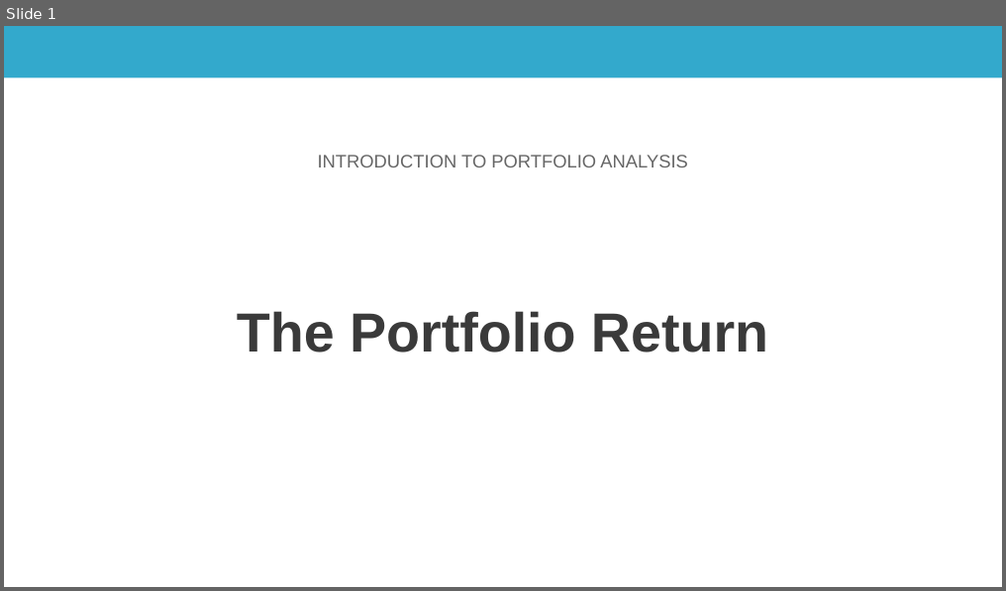
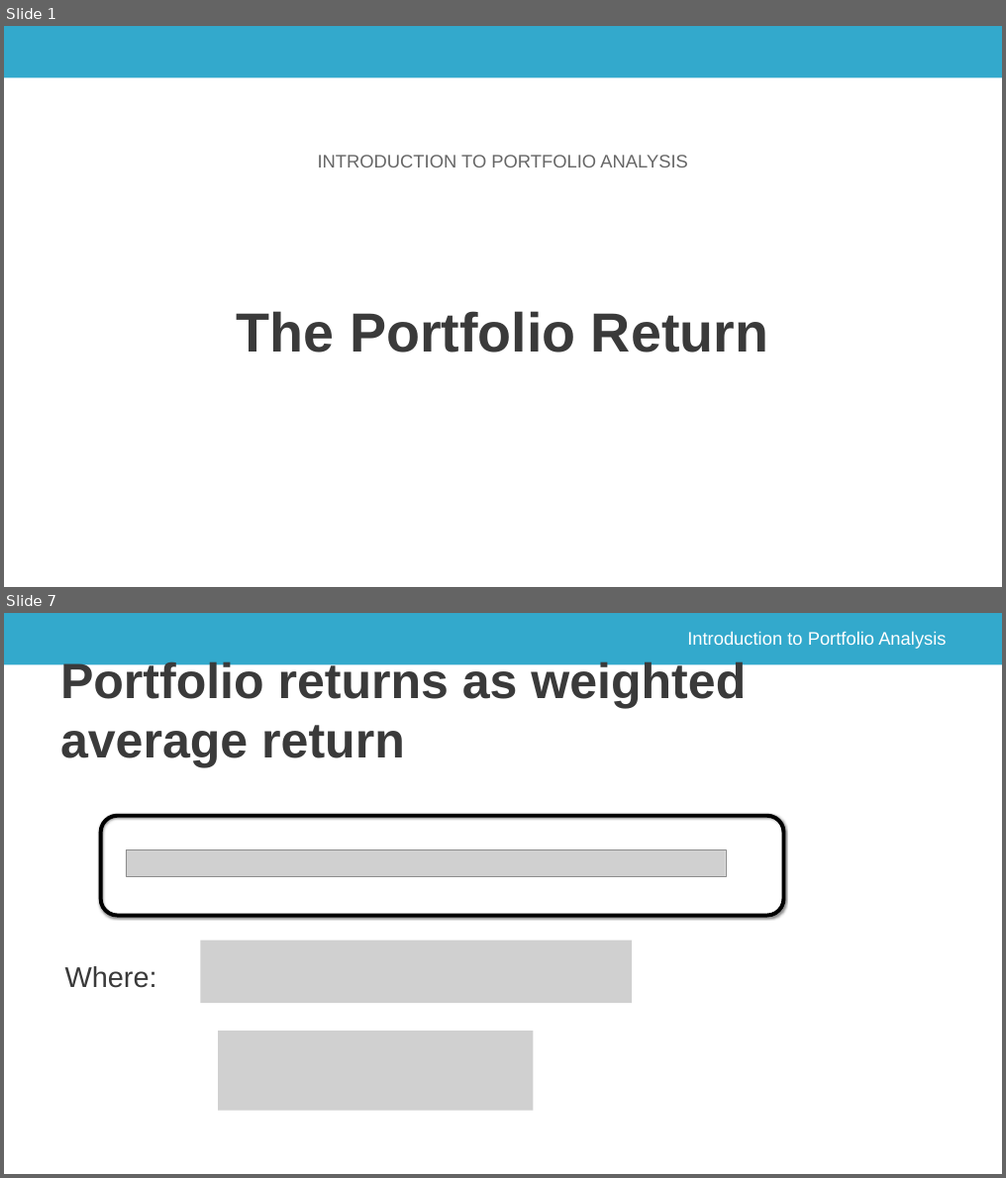
Before and after one commit to saciestudio/courses-intro-portfolio-analysis, a slide deck: scripts/ch_1_video_3.pptx. Shown one above the other, each under a label of ours: slide 1 before the commit, slides 1 and 7 after it; the slides between them are not shown. The pictures are 1006x591 and 1006x1178 pixels, drawn with LibreOffice and Linux fonts; fonts in the diff are those of the drawing; grey boxes stand for pictures; background and template pictures are left out. Boxes give left, top, right and bottom in pixels: in the first picture for what was removed or moved away, otherwise in the second. Text is boxed around its words. In the diff, an @@ line names an element or a change of style, - is before the commit and + after.

```diff
--- a/scripts/ch_1_video_3.pptx
+++ b/scripts/ch_1_video_3.pptx
@@ slide 7 added at (4, 613, 1002, 1174), background #FFFFFF; not listed: 1 template element that a slide beside it also shows @@
@@ text added at (687, 631, 945, 649), 35 pt, text #FFFFFF @@
+Introduction to Portfolio Analysis
@@ title added at (60, 659, 746, 767), 95.4 pt, text #3A3A3A, bold @@
+Portfolio returns as weighted average return
@@ rounded rectangle added at (101, 816, 783, 916), outline #000000 7.5 pt @@
@@ picture added at (126, 850, 726, 876) @@
@@ text added at (65, 966, 157, 988), 55 pt, text #3A3A3A @@
+Where:
@@ picture added at (200, 941, 632, 1003) @@
@@ picture added at (218, 1031, 533, 1111) @@
```
Also in this commit, not shown: 5 slides changed, 4 other slides added, 1 slide removed, 2 other files.
